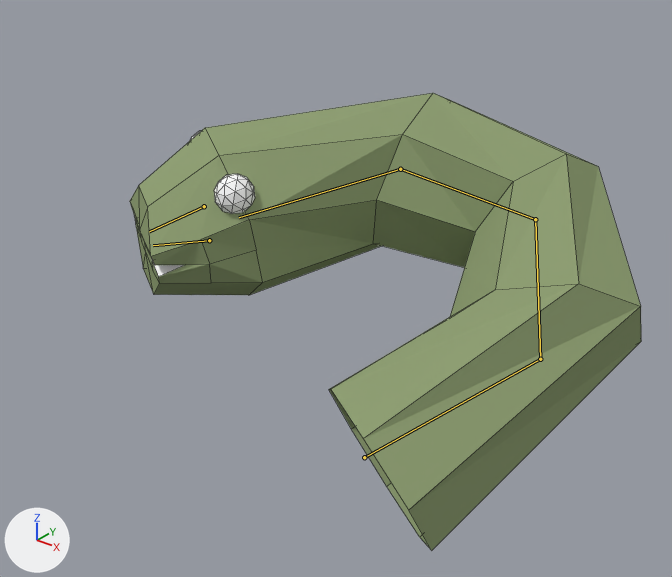
One commit to the Blender file app/models/superHead.blend: the scene before it, then after it.
The view is the same before and after, from a camera (50 mm lens) standing at (4.3, -5.81, 5.27) and looking at (-0.87, 0.66, 1.26). Arrows for +X, +Y and +Z are at lower left; the lights stay in place. Both versions are drawn at frame 220 of the action 'end'; the numbers are the values there. The bones that bend it are drawn over the model as lines. Mesh edges are drawn as thin lines.
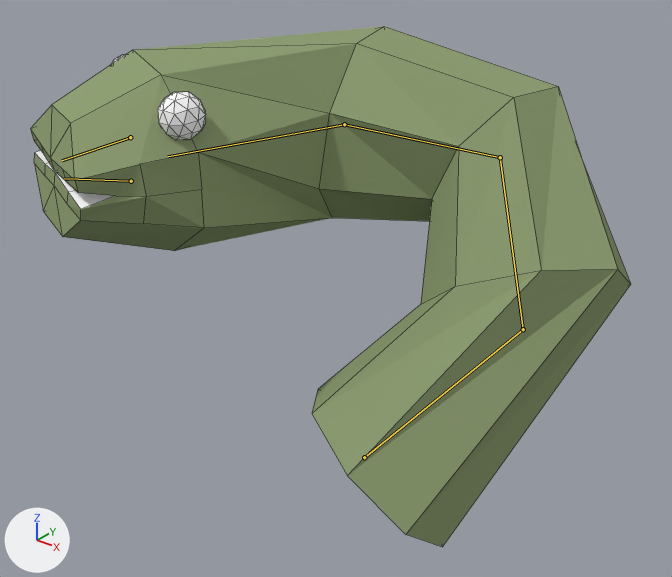
Where the change shows, as pixel boxes [x1, y1, x2, y2] in the pictures (672 x 577 px):
'Cylinder', posed (17% wider, 14% taller)
    before: [130, 93, 641, 550]
    after: [31, 26, 631, 547]
bone 'tap1', root to tip
    before: (364, 457) to (540, 359)
    after: (364, 457) to (523, 329)
bone 'tap4', root to tip
    before: (400, 169) to (239, 217)
    after: (344, 124) to (168, 156)

The change in detail:
Bone 'tap1' (bone_tap1) turns from (25, 6, -33) to (46, 18, -28) degrees about its own x, y and z.
Bone 'tap4' (bone_tap4) turns from (-3, 18, 48) to (34, 25, 61) degrees about its own x, y and z.
